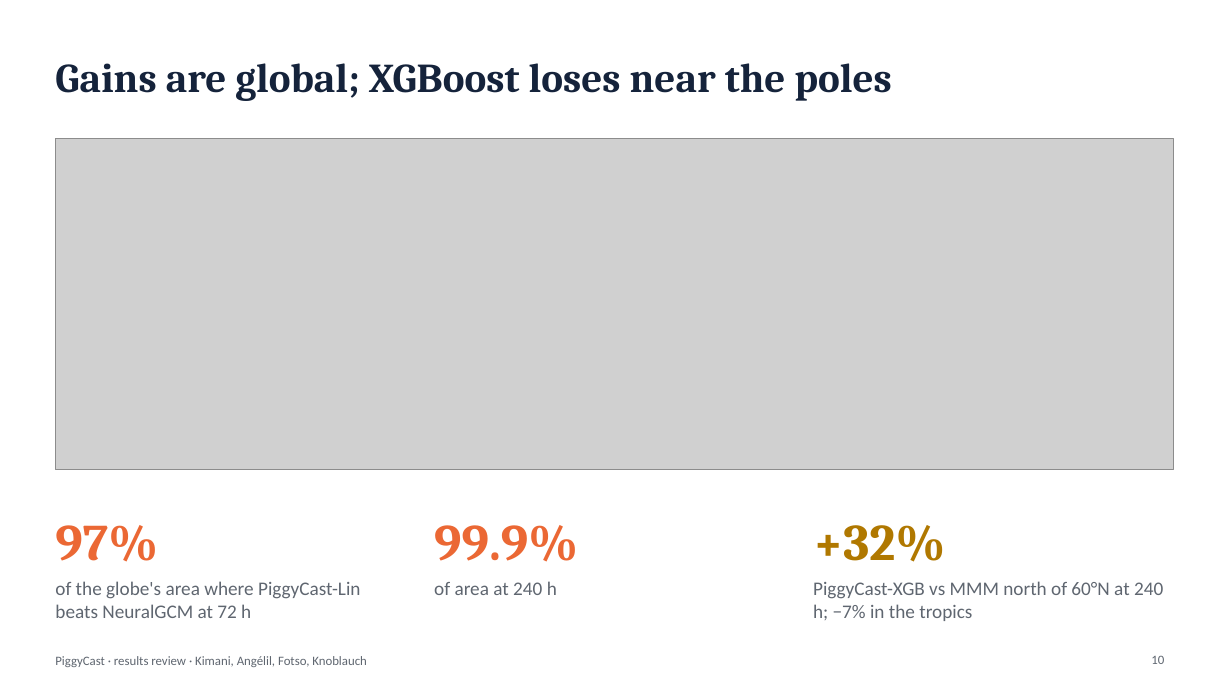
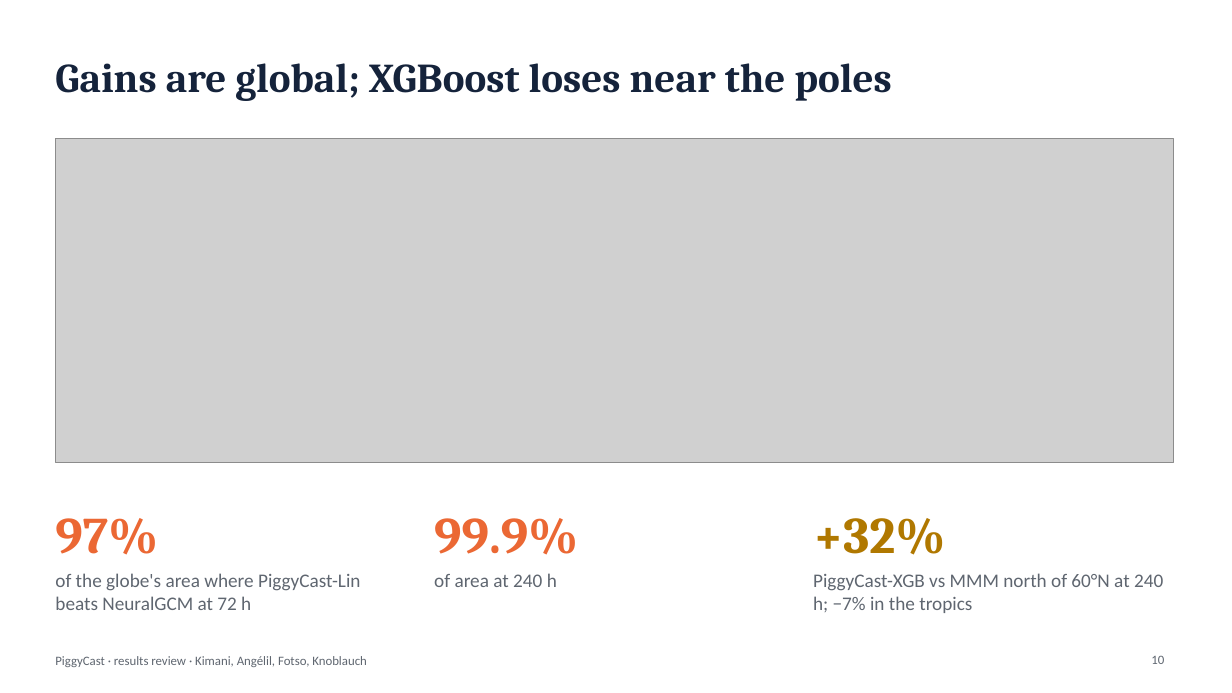
Before and after one commit to josiahkim29/AIMS_Masters_Thesis, a slide deck: slide 10 of PiggyCast_Arxiv_Paper/presentation/PiggyCast_results_review.pptx. Drawn at 1232x693 pixels with LibreOffice and Linux fonts; fonts in the diff are those of the drawing; grey boxes stand for pictures. Boxes give left, top, right and bottom in pixels: in the first picture for what was removed or moved away, otherwise in the second. Text is boxed around its words. In the diff, an @@ line names an element or a change of style, - is before the commit and + after.

```diff
--- a/PiggyCast_Arxiv_Paper/presentation/PiggyCast_results_review.pptx
+++ b/PiggyCast_Arxiv_Paper/presentation/PiggyCast_results_review.pptx
@@ picture: place and size @@
-picture at box(55, 139, 1174, 470)
+picture at box(55, 139, 1174, 462)
@@ 3 texts: place and size @@
-3 texts at box(55, 525, 945, 562)
+3 texts at box(55, 518, 945, 555)
@@ 3 texts: place and size @@
-3 texts at box(55, 581, 1163, 621)
+3 texts at box(55, 573, 1163, 613)
```
Also in this commit, not shown: 3 other slides changed, 16 other files.
